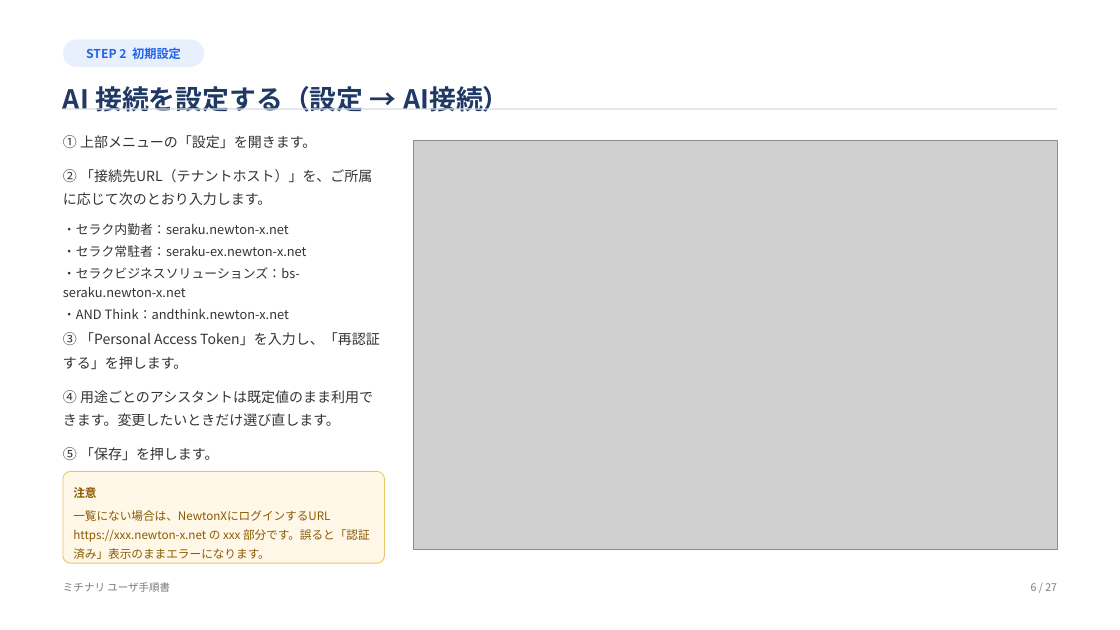
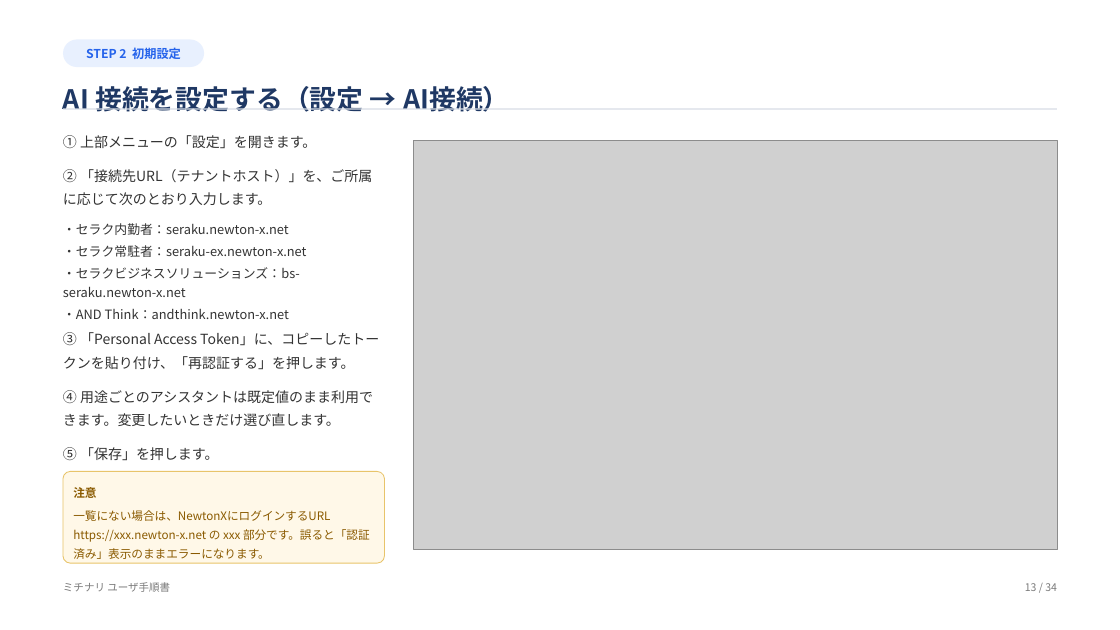
Before and after one commit to teppei19980914/Michinari, a slide deck: slide 13 of docs/ユーザ手順書.pptx (slide 6 before the commit). Drawn at 1120x630 pixels with LibreOffice and Linux fonts; fonts in the diff are those of the drawing; grey boxes stand for pictures. Boxes give left, top, right and bottom in pixels: in the first picture for what was removed or moved away, otherwise in the second. Text is boxed around its words. In the diff, an @@ line names an element or a change of style, - is before the commit and + after.

```diff
--- a/docs/ユーザ手順書.pptx
+++ b/docs/ユーザ手順書.pptx
@@ text at (63,332,379,370): text changed @@
-③ 「Personal Access Token」を入力し、「再認証する」を押します。
+③ 「Personal Access Token」に、コピーしたトークンを貼り付け、「再認証する」を押します。
@@ text at (1025,583,1057,591): text changed @@
-6 / 27
+13 / 34
```
Also in this commit, not shown: 25 other slides changed, 7 slides added, 1 other file.
